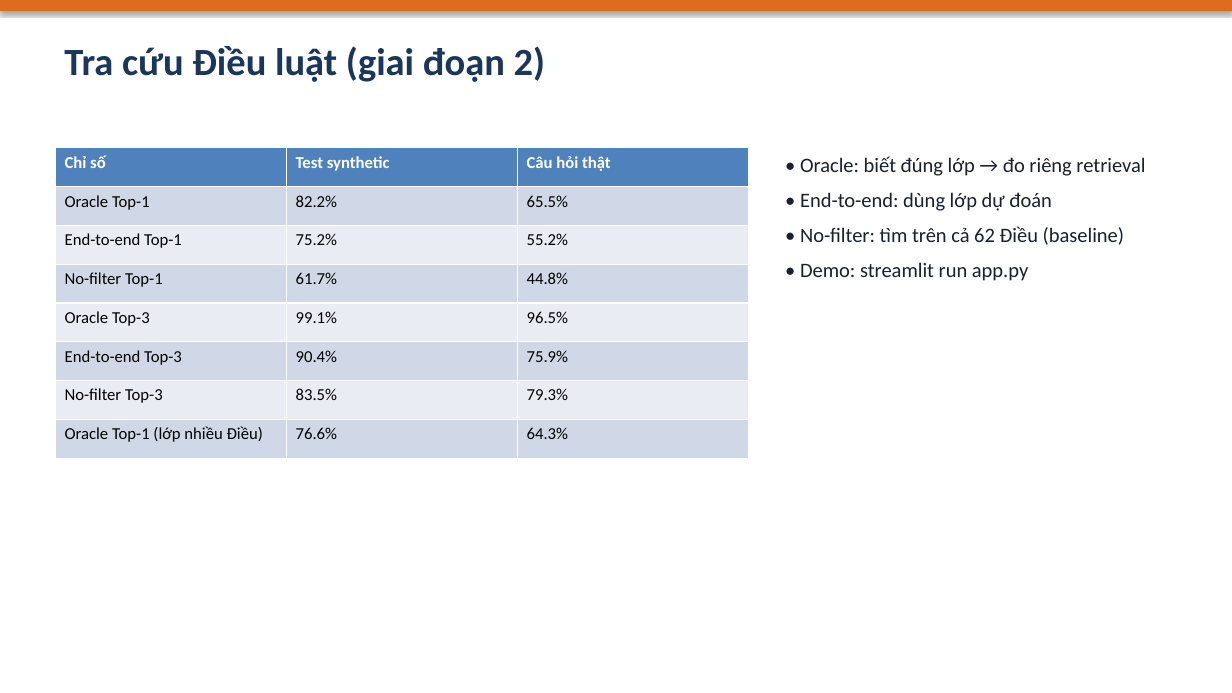
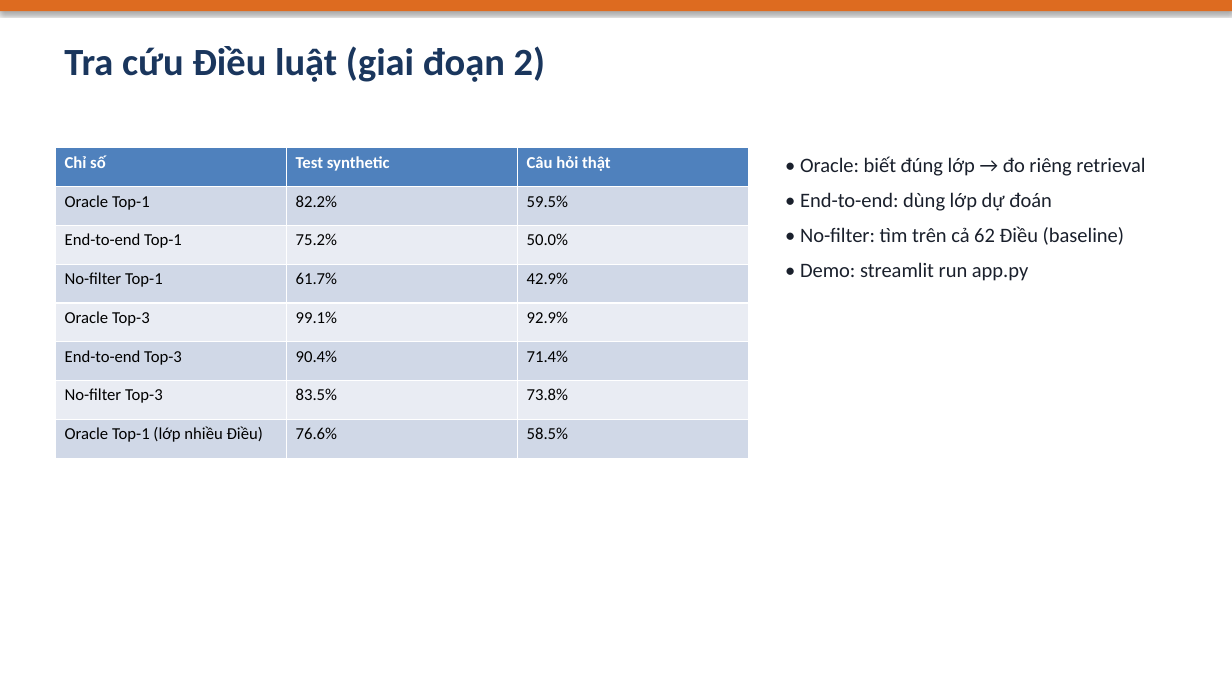
Before and after one commit to hoangdq08/uit-ohs-law-retrieval, a slide deck: slide 10 of reports/Slide_BaoCao_DoAn.pptx. Drawn at 1232x693 pixels with LibreOffice and Linux fonts; fonts in the diff are those of the drawing. Boxes give left, top, right and bottom in pixels: in the first picture for what was removed or moved away, otherwise in the second. Text is boxed around its words. In the diff, an @@ line names an element or a change of style, - is before the commit and + after.

```diff
--- a/reports/Slide_BaoCao_DoAn.pptx
+++ b/reports/Slide_BaoCao_DoAn.pptx
@@ table at (x1=55, y1=148, x2=749, y2=458) @@
-row 2, column 3: 65.5%
+row 2, column 3: 59.5%
-row 3, column 3: 55.2%
+row 3, column 3: 50.0%
-row 4, column 3: 44.8%
+row 4, column 3: 42.9%
-row 5, column 3: 96.5%
+row 5, column 3: 92.9%
-row 6, column 3: 75.9%
+row 6, column 3: 71.4%
-row 7, column 3: 79.3%
+row 7, column 3: 73.8%
-row 8, column 3: 64.3%
+row 8, column 3: 58.5%
```
Also in this commit, not shown: 4 other slides changed, 15 other files.
